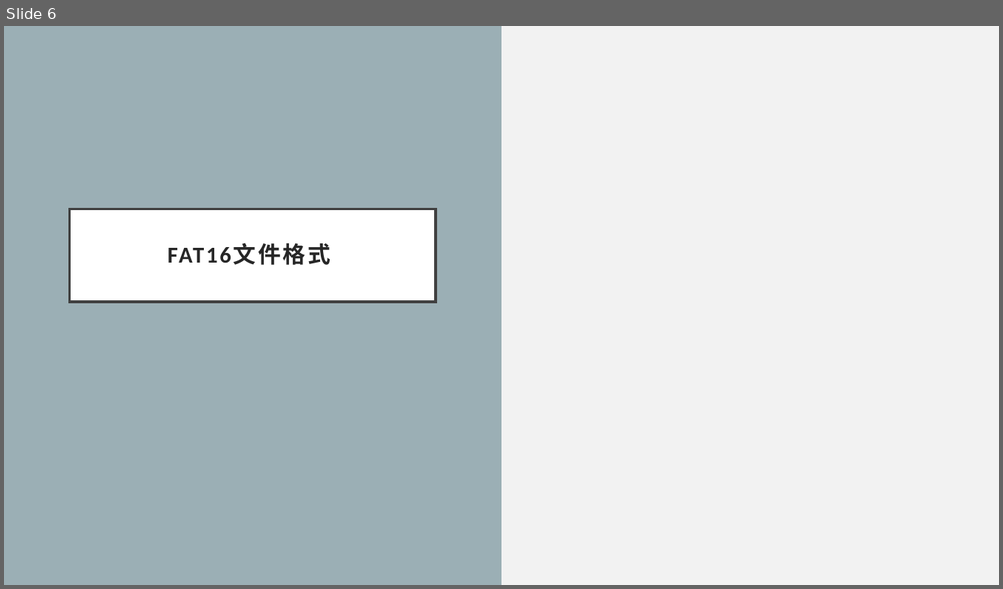
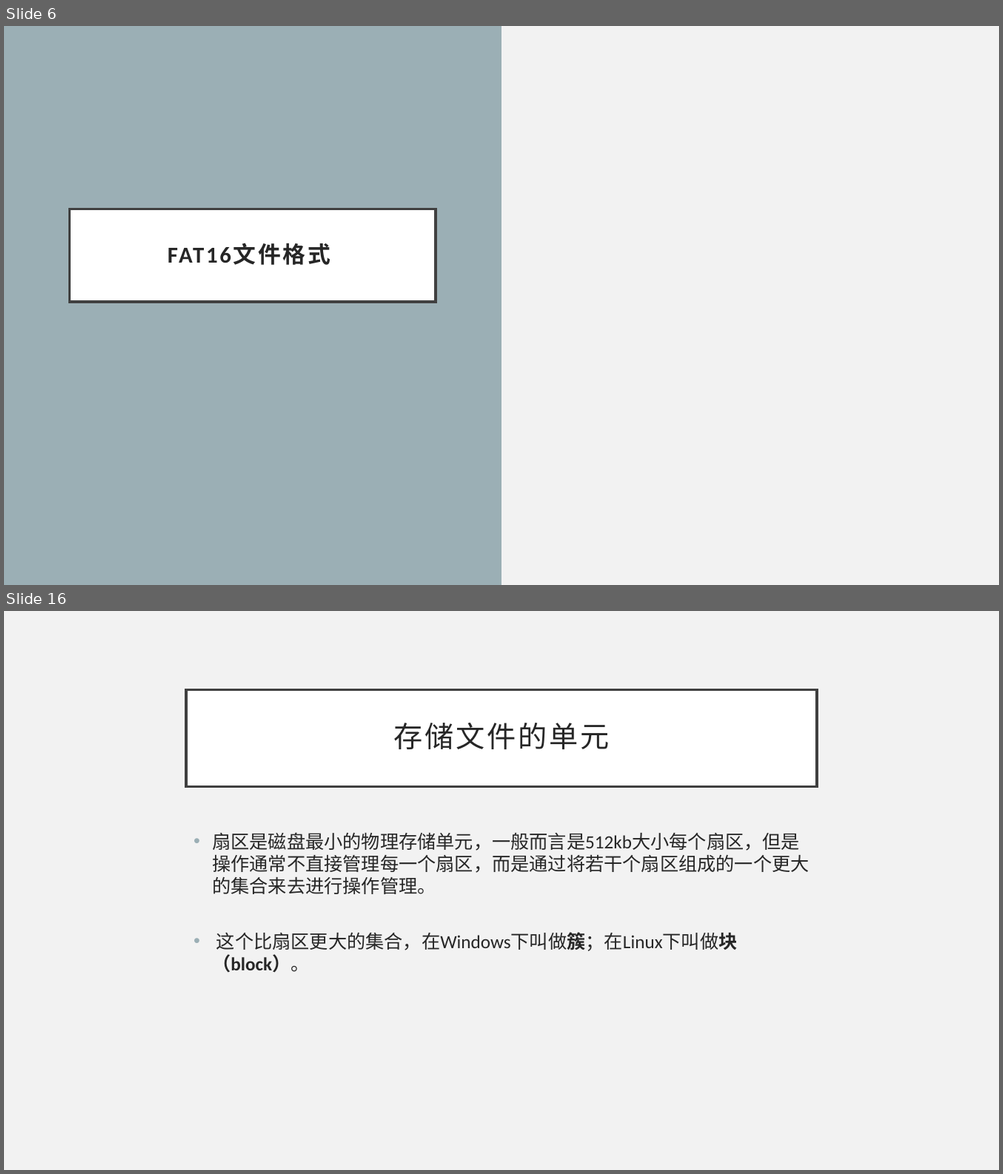
Before and after one commit to llCurious/synchro, a slide deck: Windows Fs.pptx. Shown one above the other, each under a label of ours: slide 6 before the commit, slides 6 and 16 after it; the slides between them are not shown. The pictures are 1003x589 and 1003x1174 pixels, drawn with LibreOffice and Linux fonts; fonts in the diff are those of the drawing. Boxes give left, top, right and bottom in pixels: in the first picture for what was removed or moved away, otherwise in the second. Text is boxed around its words. In the diff, an @@ line names an element or a change of style, - is before the commit and + after.

```diff
--- a/Windows Fs.pptx
+++ b/Windows Fs.pptx
@@ slide 16 added at (4, 611, 999, 1170), background #F2F2F2 @@
@@ title added at (186, 689, 817, 786), fill #FFFFFF, outline #404040 2.5 pt, 28 pt, text #262626 @@
+存储文件的单元
@@ text added at (212, 832, 808, 973), 18 pt, text #262626 @@
+• 扇区是磁盘最小的物理存储单元，一般而言是512kb大小每个扇区，但是操作通常不直接管理每一个扇区，而是通过将若干个扇区组成的一个更大的集合来去进行操作管理。
+• 这个比扇区更大的集合，在Windows下叫做簇；在Linux下叫做块（block）。
```
Also in this commit, not shown: 14 other slides added, 3 slides removed.
